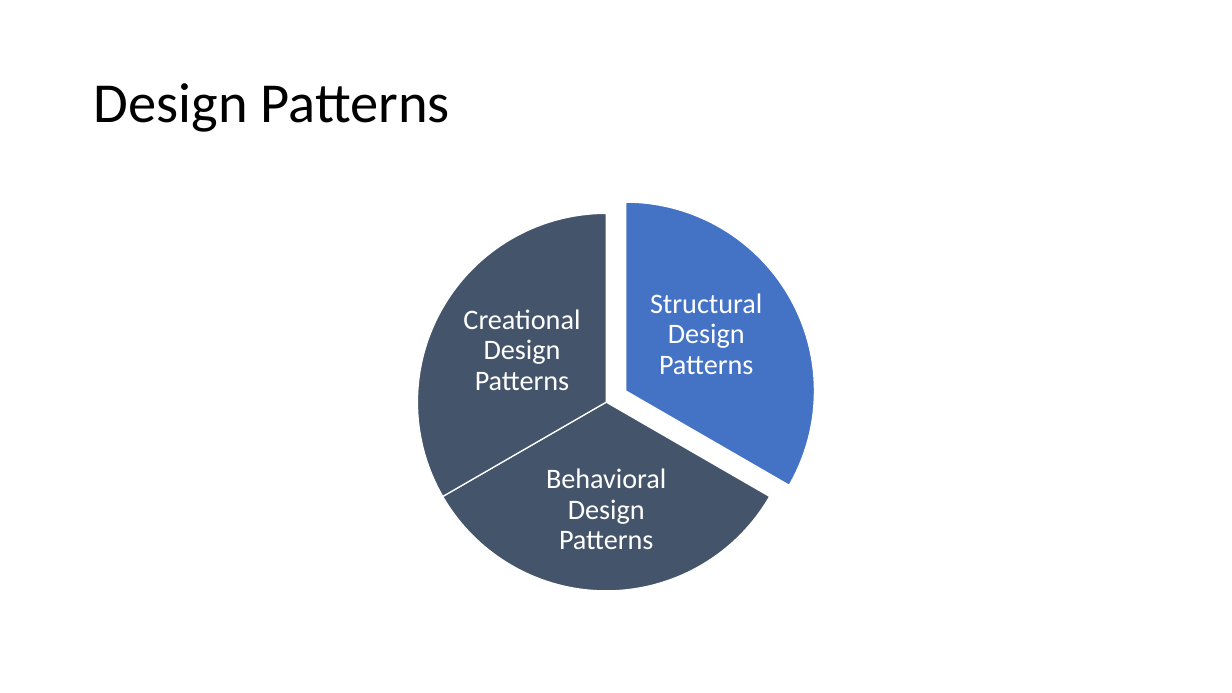
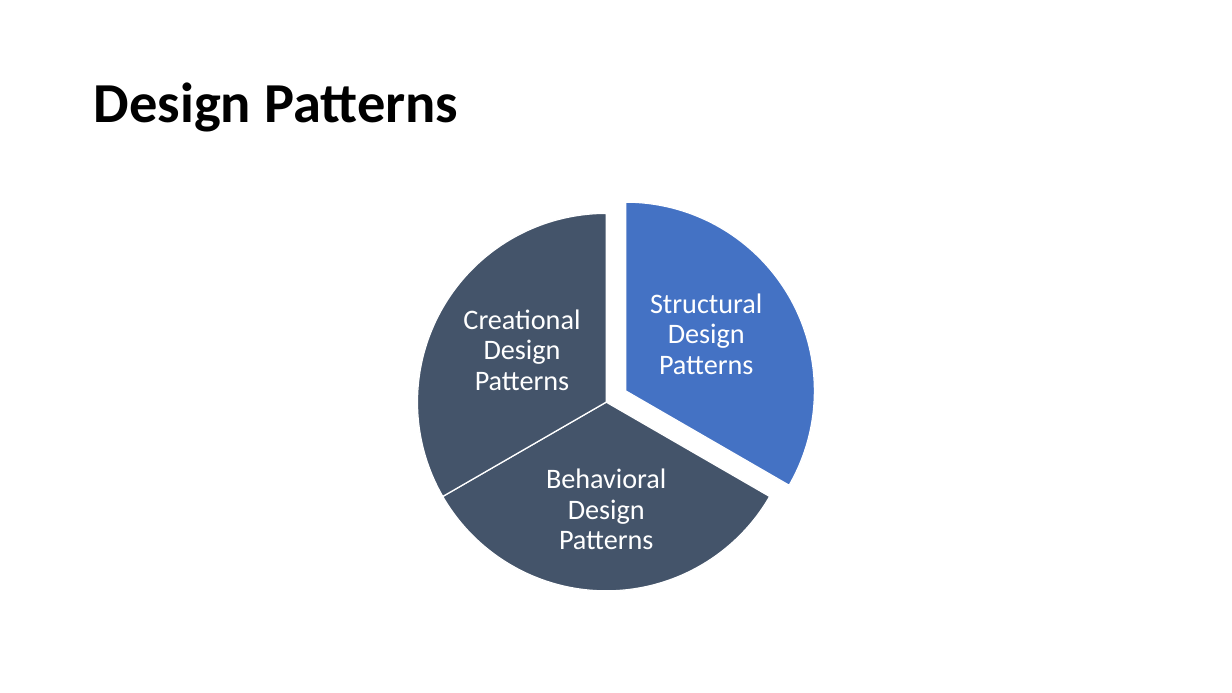
Before and after one commit to JingwenLi/DesignPatterns, a slide deck: slide 1 of DesignPatterns/Structural Design Patterns/Structural Design Patterns.pptx. Drawn at 1232x693 pixels with LibreOffice and Linux fonts; fonts in the diff are those of the drawing. Boxes give left, top, right and bottom in pixels: in the first picture for what was removed or moved away, otherwise in the second. Text is boxed around its words. In the diff, an @@ line names an element or a change of style, - is before the commit and + after.

```diff
--- a/DesignPatterns/Structural Design Patterns/Structural Design Patterns.pptx
+++ b/DesignPatterns/Structural Design Patterns/Structural Design Patterns.pptx
@@ title "Design Patterns" at <box>94,82,458,132</box>: bold on @@
```
Also in this commit, not shown: 2 other slides changed, 1 other file.
